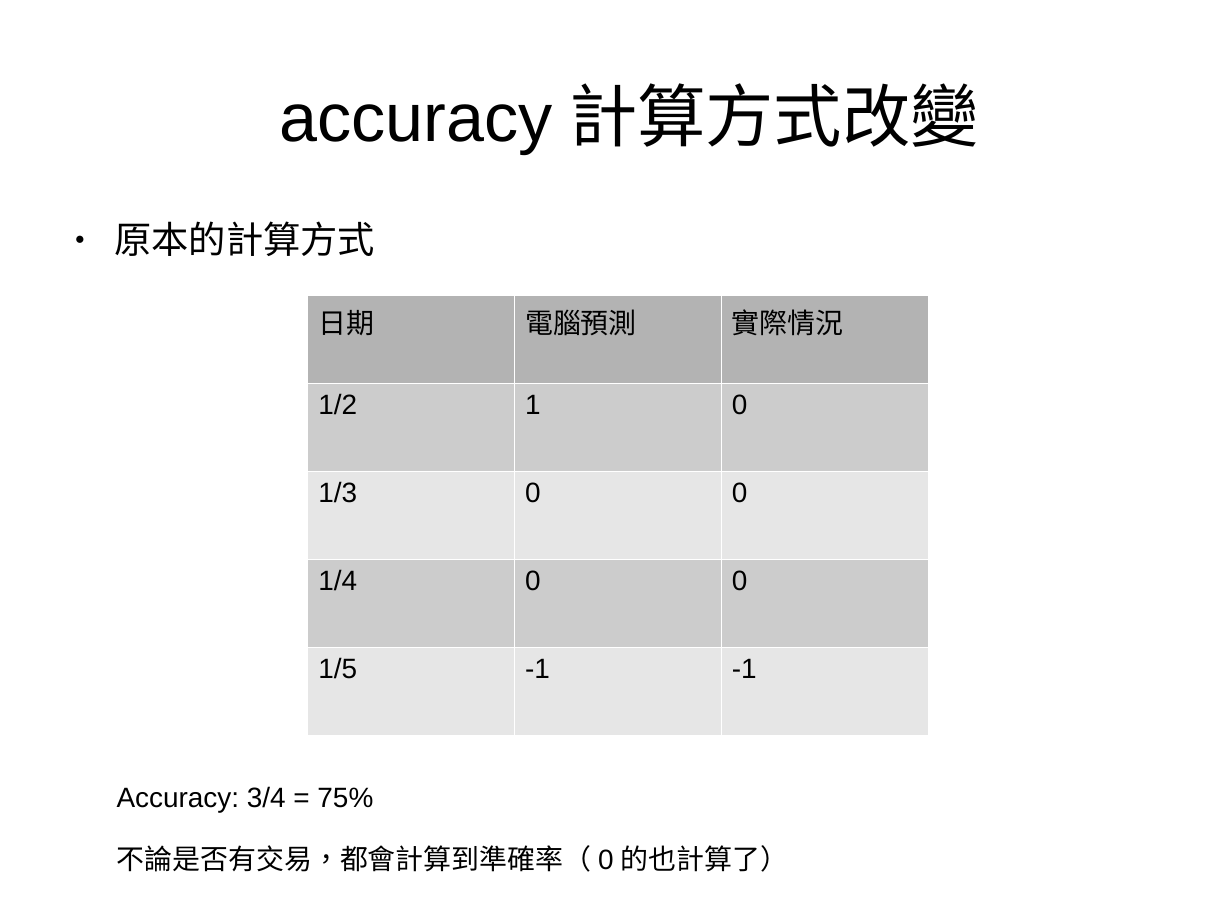
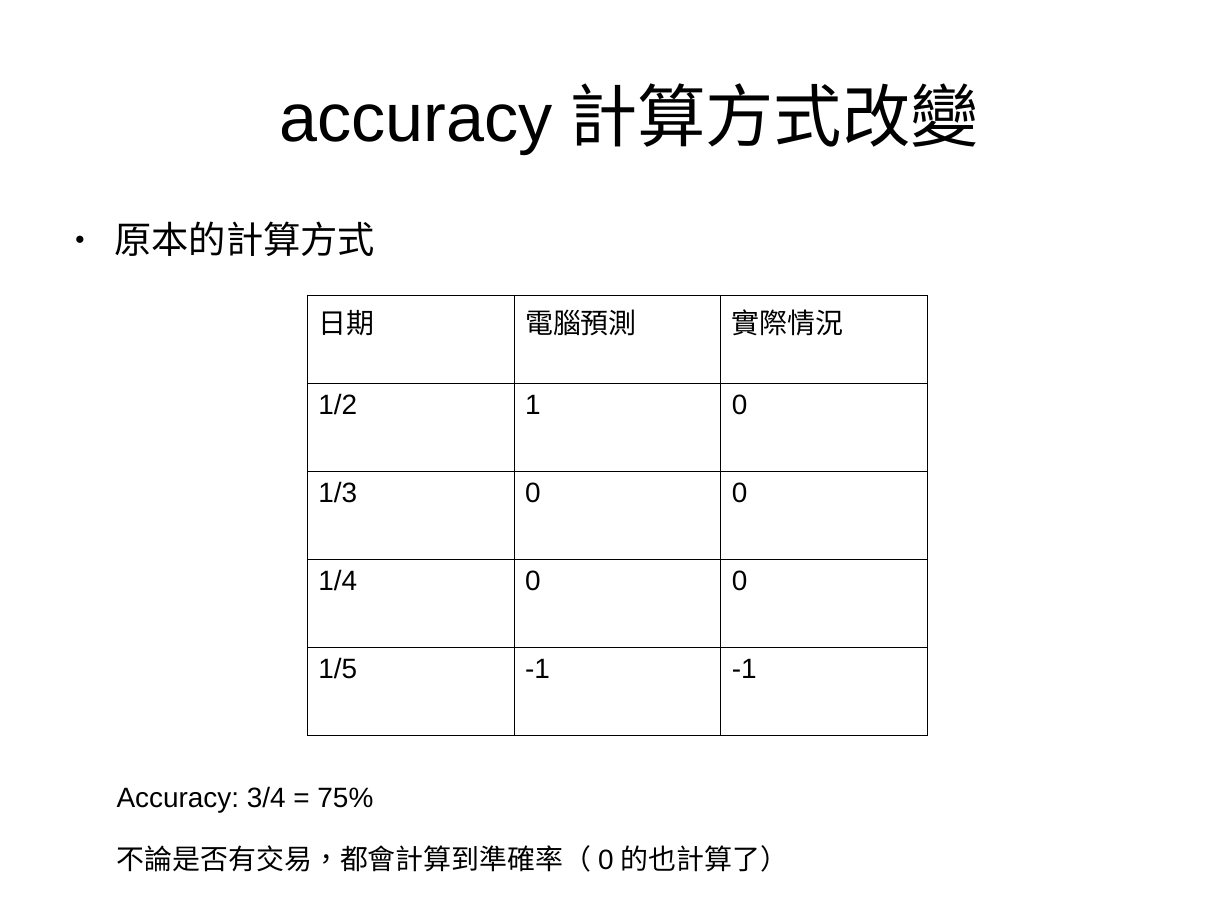
Before and after one commit to ArlenPP/Machin_Learning_Fin, a slide deck: slide 20 of meeting/10_3.odp. Drawn at 1232x924 pixels with LibreOffice and Linux fonts; fonts in the diff are those of the drawing. Boxes give left, top, right and bottom in pixels: in the first picture for what was removed or moved away, otherwise in the second. Text is boxed around its words. In the diff, an @@ line names an element or a change of style, - is before the commit and + after.

```diff
--- a/meeting/10_3.odp
+++ b/meeting/10_3.odp
@@ table at (x1=307, y1=295, x2=928, y2=736) @@
@@ fill #B3B3B3 to none in row 1 @@
@@ fill #CCCCCC to none in 6 cells @@
@@ fill #E6E6E6 to none in 6 cells @@
@@ borders changed @@
```
Also in this commit, not shown: 3 other slides changed, 14 slides added, 9 other files.
